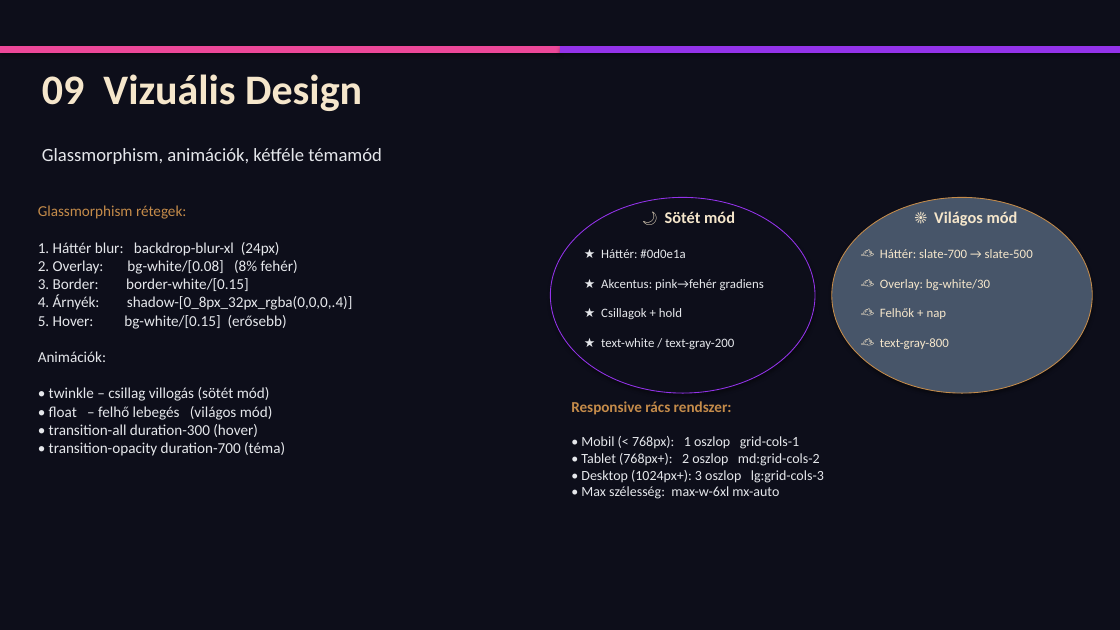
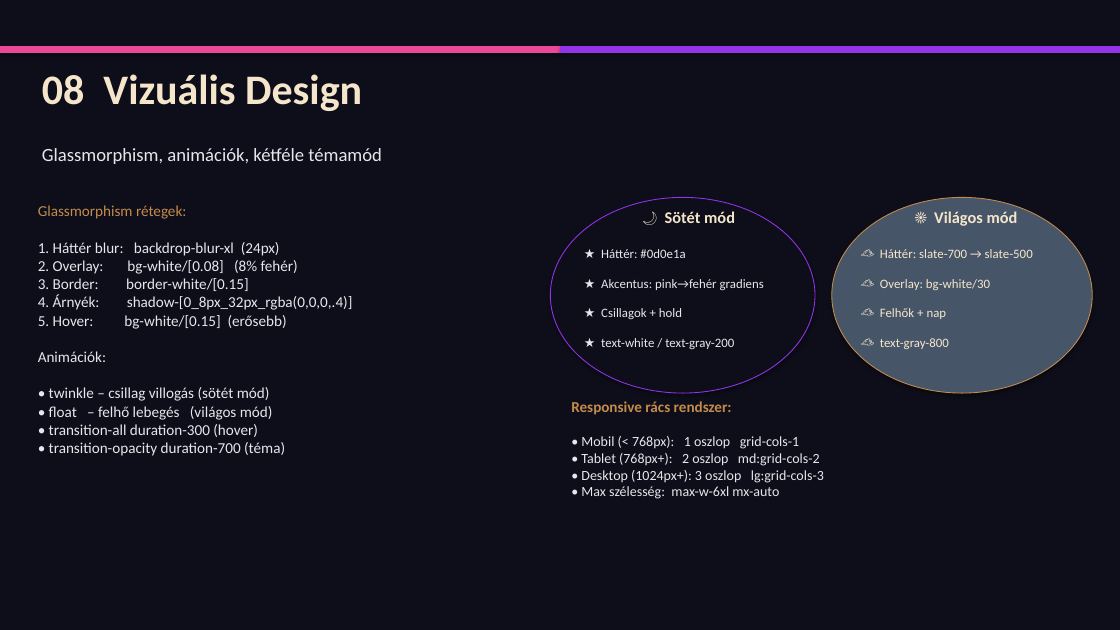
Before and after one commit to KristOOFF/webaruhaz, a slide deck: slide 10 of NeoCoffee_Webáruház_Prezentáció.pptx. Drawn at 1120x630 pixels with LibreOffice and Linux fonts; fonts in the diff are those of the drawing. Boxes give left, top, right and bottom in pixels: in the first picture for what was removed or moved away, otherwise in the second. Text is boxed around its words. In the diff, an @@ line names an element or a change of style, - is before the commit and + after.

```diff
--- a/NeoCoffee_Webáruház_Prezentáció.pptx
+++ b/NeoCoffee_Webáruház_Prezentáció.pptx
@@ text at (42,74,362,111): text changed @@
-09 Vizuális Design
+08 Vizuális Design
```
Also in this commit, not shown: 7 other slides changed.
